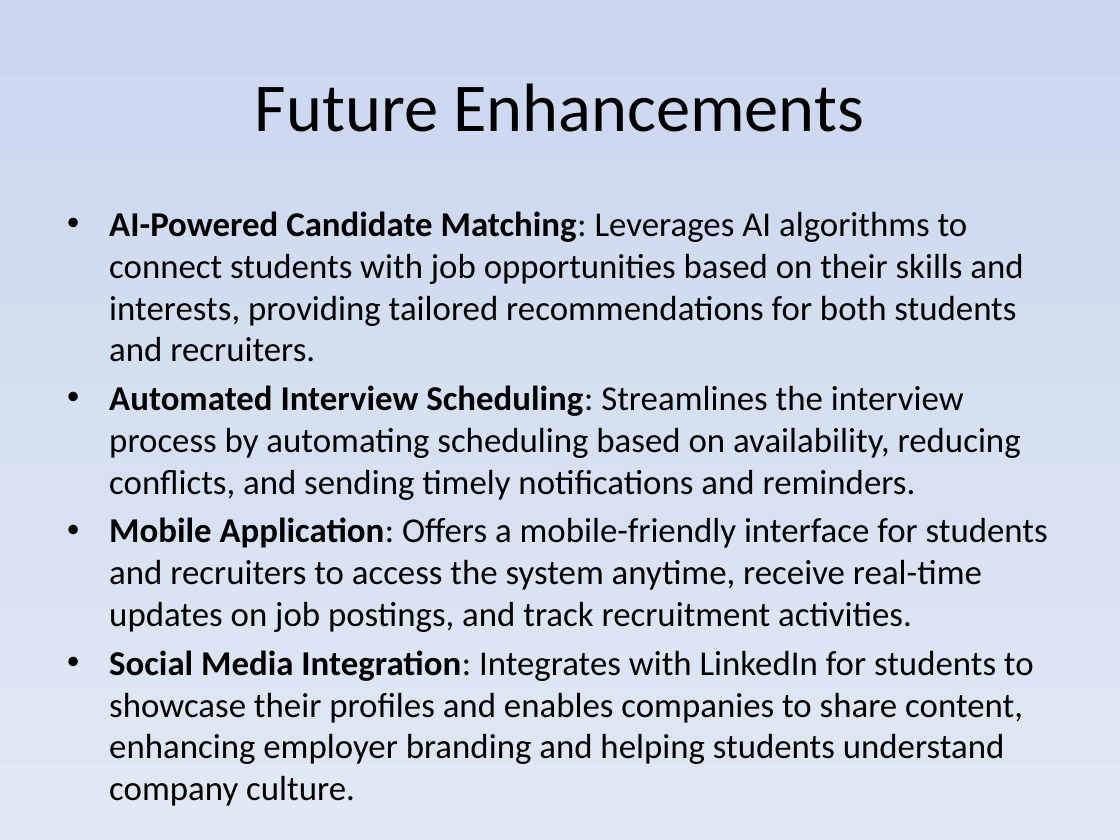
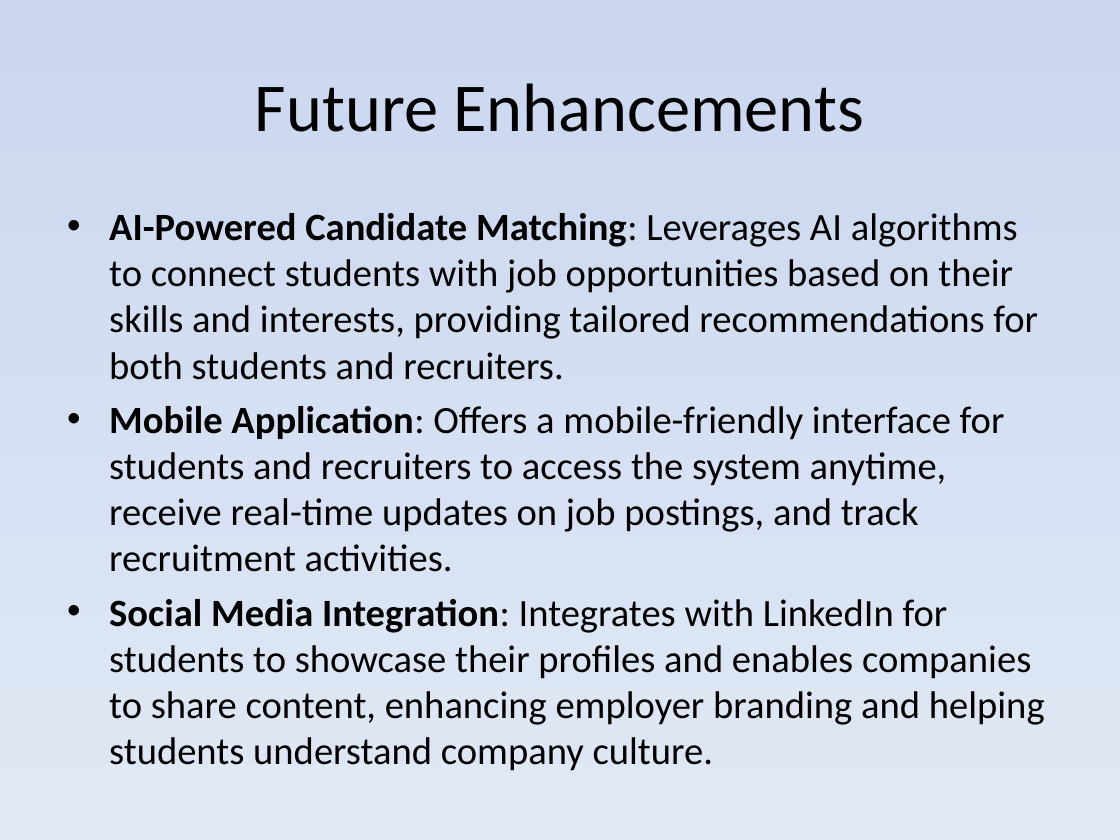
Before and after one commit to Tirthpatel810/cprs, a slide deck: slide 42 of docs/MCA_Mini_Project.pptx. Drawn at 1120x840 pixels with LibreOffice and Linux fonts; fonts in the diff are those of the drawing. Boxes give left, top, right and bottom in pixels: in the first picture for what was removed or moved away, otherwise in the second. Text is boxed around its words. In the diff, an @@ line names an element or a change of style, - is before the commit and + after.

```diff
--- a/docs/MCA_Mini_Project.pptx
+++ b/docs/MCA_Mini_Project.pptx
@@ text "AI-Powered Candidate Matching: Leverages AI ..." at [109,213,1045,765]: size 22.4 to 24.8 pt @@
@@ text at [109,385,1021,500]: paragraph removed @@
-• Automated Interview Scheduling: Streamlines the interview process by automating scheduling based on availability, reducing conflicts, and sending timely notifications and reminders.
```
Also in this commit, not shown: 10 other slides changed, 4 slides added, 4 slides removed, 10 other files.
